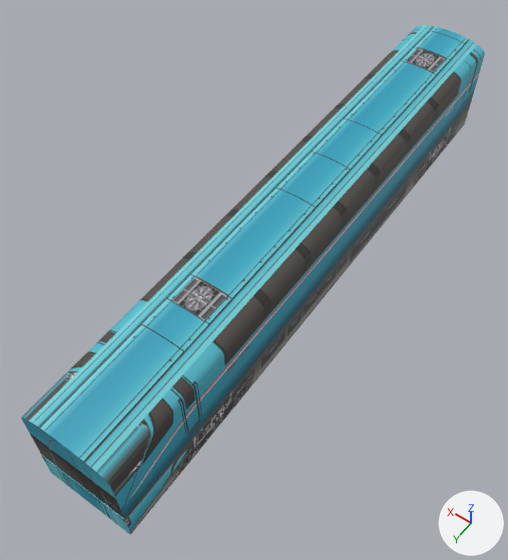
An edit to the glTF model mini-japanrail-3d/models/odakyu-60000/car2.glb, drawn before and after from the same camera.
Before and after are seen from a 50 mm camera at (-7.46, 22.76, 18.19) aimed at (0.44, 11.7, 0.82). Arrows for +X, +Y and +Z are at lower right; the lights stay in place. The picture after the commit comes second. Vertices at exactly the same position are counted once.

In view in the first picture: 'odakyu-60000-car2'.
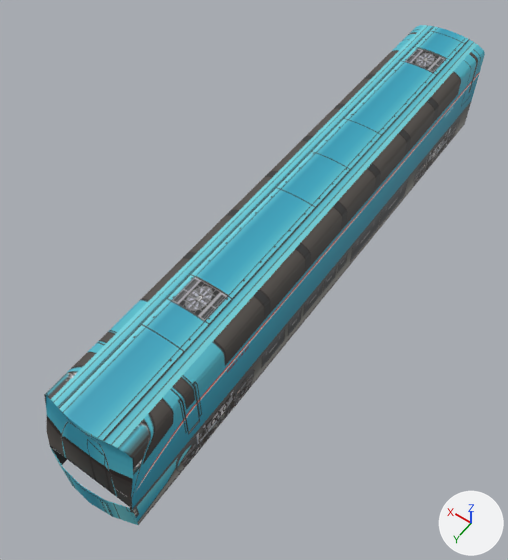
Boxes [x1, y1, x2, y2] around the edits, measured in the pictures (508 x 560 px):
'odakyu-60000-car2', reshaped
    before: [21, 25, 485, 535]
    after: [44, 25, 485, 525]
part 1 of me_odakyu_60000_car2, rebuilt
    before: [41, 455, 131, 535]
    after: [50, 447, 138, 525]
part 2 of me_odakyu_60000_car2, cut back
    before: [21, 102, 471, 534]
    after: [44, 102, 471, 525]
part 3 of me_odakyu_60000_car2, surface changed
    before: [36, 395, 135, 494]
    after: [44, 393, 134, 494]
part 4 of me_odakyu_60000_car2, recoloured
    before: [39, 405, 46, 417]

Patch to the scene script:
```diff
--- a/mini-japanrail-3d/models/odakyu-60000/car2.glb.py
+++ b/mini-japanrail-3d/models/odakyu-60000/car2.glb.py
@@ me_odakyu_60000_car2 @@
 # used by ob_odakyu_60000_car2; location = (0.0, 0.0, 0.0)
-me_odakyu_60000_car2.from_pydata(...)  # 5573 vertices, 11126 faces; spans x -1.4..1.4, y 0.0..19.7, z 0.0..3.6
+me_odakyu_60000_car2.from_pydata(...)  # 5933 vertices, 11846 faces; spans x -1.4..1.4, y 0.0..19.7, z 0.0..3.6
+# me_odakyu_60000_car2 part 1: the loose piece of 8 vertices spanning x -1.4..1.4, y 19.7, z 0.0..1.1 is rebuilt with 98 vertices and now spans x -1.4..1.4, y 19.4..19.7, z 0.0..1.1
+# me_odakyu_60000_car2 part 2: 94 vertices moved from x -1.4..1.4, y 19.1..19.7, z 1.1..3.6 to x -1.4..1.4, y 18.9..19.4, z 1.1..3.6; 86 vertices removed from x -1.4..1.4, y 19.1..19.7, z 0.0..3.6; 356 vertices added at x -1.4..1.4, y 0.0..19.5, z 0.0..3.6
+# me_odakyu_60000_car2 part 3: 47 kept faces spanning x -1.4..1.4, y 18.9..19.4, z 1.1..3.6 get new texture (UV) coordinates
+# me_odakyu_60000_car2 part 4: 4 faces spanning x 1.3..1.4, y 18.9..19.0, z 3.3..3.4 switch from mat_roof (picture img_roof) to mat_sider (picture img_sider)
 me_odakyu_60000_car2.materials.append(mat_sidel)
```
